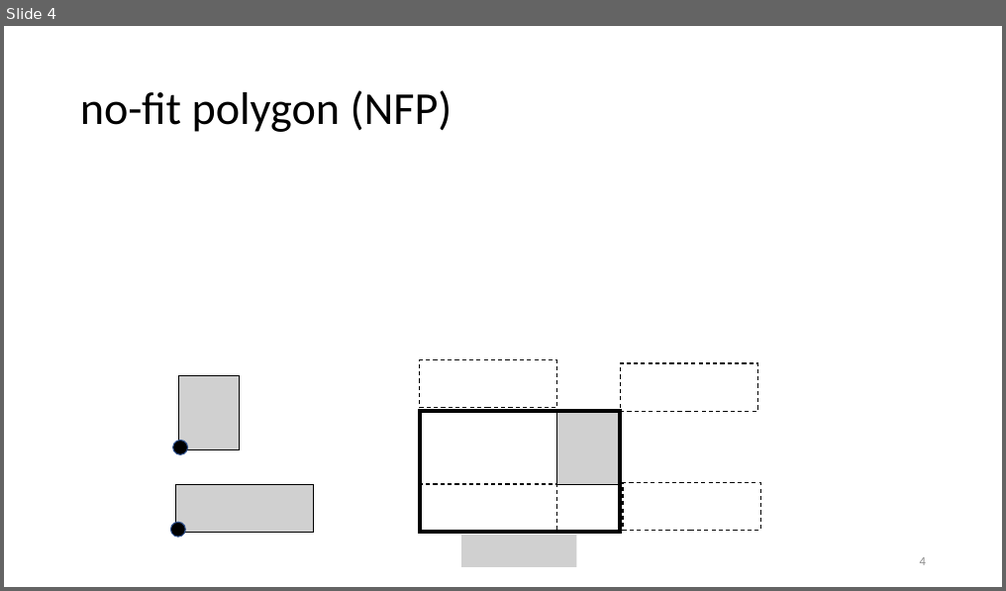
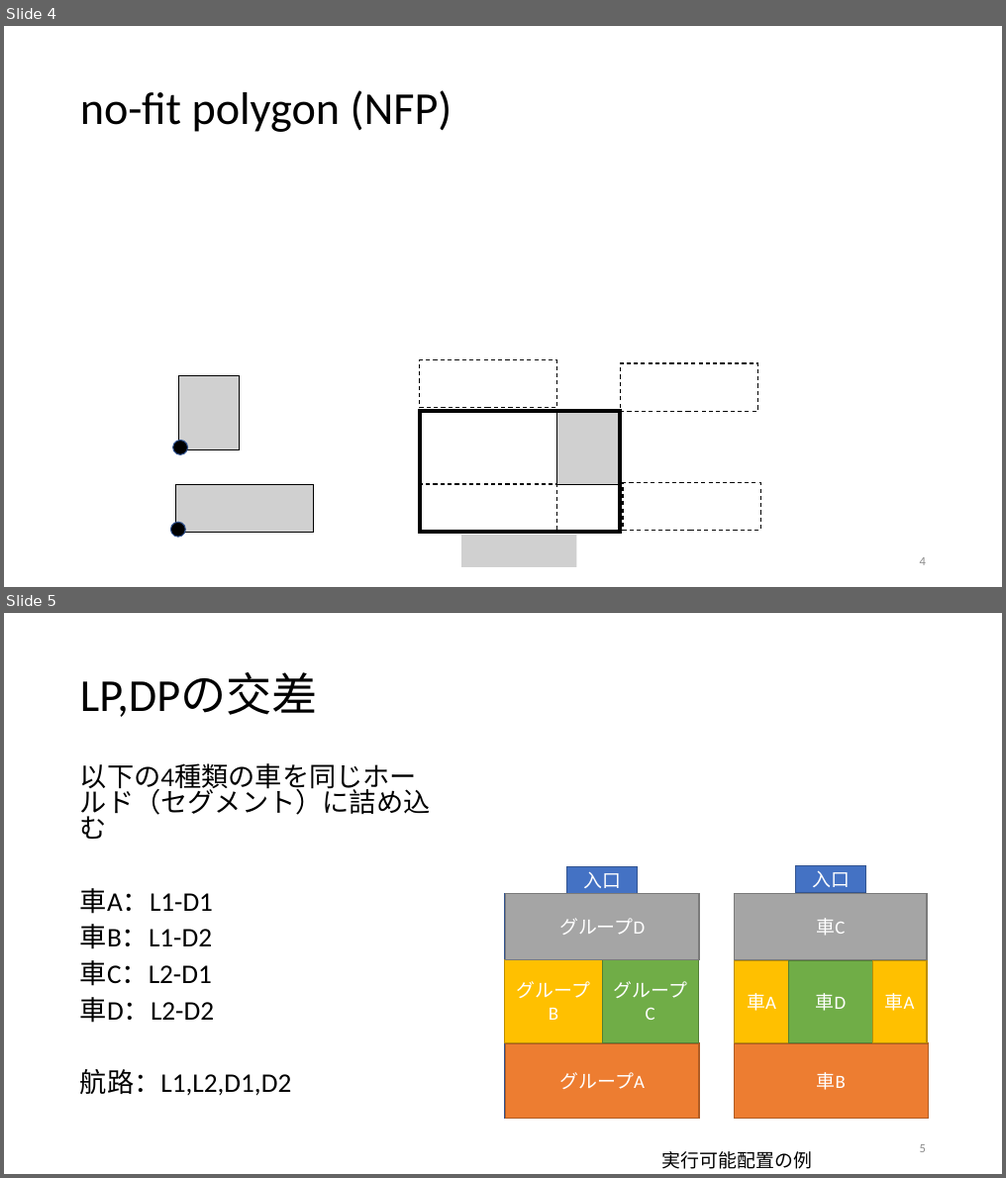
Before and after one commit to r-kurosu/kline, a slide deck: paper/sozai/論文で使うイラスト.pptx. Shown one above the other, each under a label of ours: slide 4 before the commit, slides 4 and 5 after it. The pictures are 1006x591 and 1006x1178 pixels, drawn with LibreOffice and Linux fonts; fonts in the diff are those of the drawing; grey boxes stand for pictures. Boxes give left, top, right and bottom in pixels: in the first picture for what was removed or moved away, otherwise in the second. Text is boxed around its words. In the diff, an @@ line names an element or a change of style, - is before the commit and + after.

```diff
--- a/paper/sozai/論文で使うイラスト.pptx
+++ b/paper/sozai/論文で使うイラスト.pptx
@@ slide 5 added at (x1=4, y1=613, x2=1002, y2=1174), background #FFFFFF @@
@@ title added at (x1=80, y1=673, x2=318, y2=717), 44 pt, text #000000 @@
+LP,DPの交差
@@ text added at (x1=80, y1=763, x2=431, y2=1096), 25.9 pt, text #000000 @@
+以下の4種類の車を同じホールド（セグメント）に詰め込む
+車A：L1-D1
+車B：L1-D2
+車C：L2-D1
+車D：L2-D2
+航路：L1,L2,D1,D2
@@ rectangle added at (x1=567, y1=866, x2=638, y2=894), fill #4472C4, outline #325491 1 pt, 18 pt, text #FFFFFF @@
+入口
@@ rectangle added at (x1=796, y1=866, x2=865, y2=893), fill #4472C4, outline #325491 1 pt, 18 pt, text #FFFFFF @@
+入口
@@ rectangle added at (x1=505, y1=894, x2=699, y2=1119), outline #325491 1 pt @@
@@ rectangle added at (x1=506, y1=894, x2=699, y2=960), fill #A5A5A5, outline #7A7A7A 1 pt, 18 pt, text #FFFFFF @@
+グループD
@@ rectangle added at (x1=734, y1=894, x2=928, y2=1119), outline #325491 1 pt @@
@@ rectangle added at (x1=735, y1=894, x2=927, y2=960), fill #A5A5A5, outline #7A7A7A 1 pt, 18 pt, text #FFFFFF @@
+車C
@@ rectangle added at (x1=505, y1=959, x2=602, y2=1044), fill #FFC000, outline #BD8E00 1 pt, 18 pt, text #FFFFFF @@
+グループB
@@ rectangle added at (x1=602, y1=959, x2=699, y2=1044), fill #70AD47, outline #538035 1 pt, 18 pt, text #FFFFFF @@
+グループC
@@ rectangle added at (x1=735, y1=961, x2=788, y2=1045), fill #FFC000, outline #BD8E00 1 pt, 18 pt, text #FFFFFF @@
+車A
@@ rectangle added at (x1=789, y1=961, x2=873, y2=1045), fill #70AD47, outline #538035 1 pt, 18 pt, text #FFFFFF @@
+車D
@@ rectangle added at (x1=872, y1=961, x2=927, y2=1045), fill #FFC000, outline #BD8E00 1 pt, 18 pt, text #FFFFFF @@
+車A
@@ rectangle added at (x1=506, y1=1044, x2=699, y2=1118), fill #ED7D31, outline #AF5C24 1 pt, 18 pt, text #FFFFFF @@
+グループA
@@ rectangle added at (x1=735, y1=1044, x2=928, y2=1118), fill #ED7D31, outline #AF5C24 1 pt, 18 pt, text #FFFFFF @@
+車B
@@ page number added at (x1=920, y1=1145, x2=926, y2=1153), 12 pt, text #8C8C8C @@
+5
@@ text added at (x1=662, y1=1152, x2=812, y2=1169), 18 pt, text #000000 @@
+実行可能配置の例
```
Also in this commit, not shown: 1 slide changed, 3 other files.
